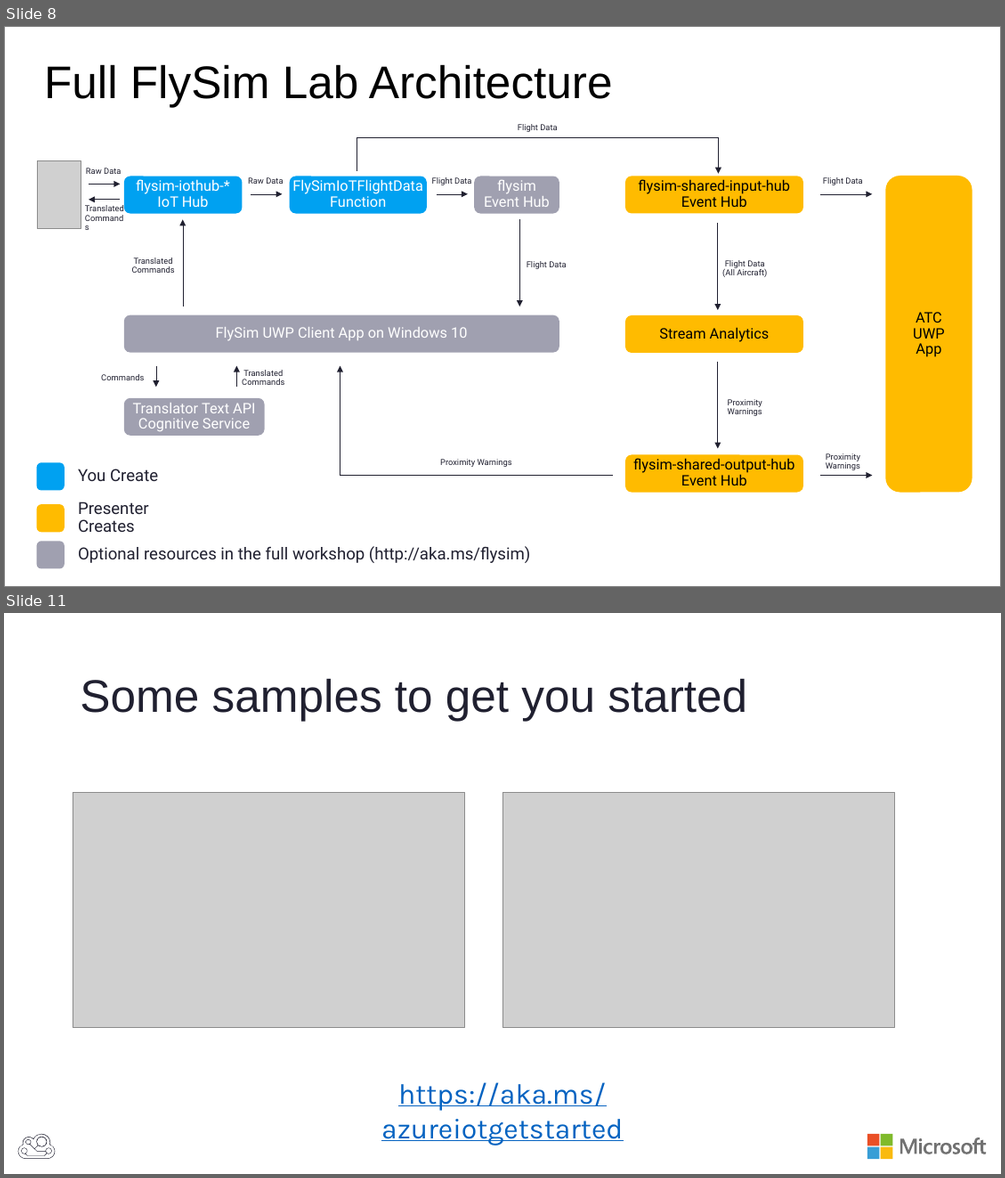
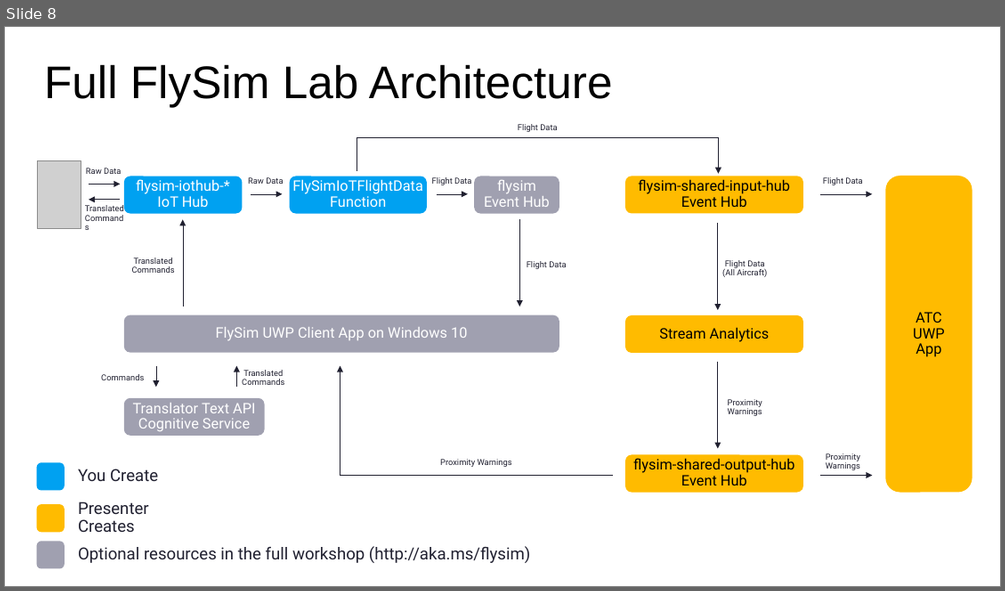
Before and after one commit to BretStateham/FlySimExpress, a slide deck: Slides/FlySimExpress.pptx. Shown one above the other, each under a label of ours: slides 8 and 11 before the commit, slide 8 after it; the slides between them are not shown. The pictures are 1005x1178 and 1005x591 pixels, drawn with LibreOffice and Linux fonts; fonts in the diff are those of the drawing; grey boxes stand for pictures. Boxes give left, top, right and bottom in pixels: in the first picture for what was removed or moved away, otherwise in the second. Text is boxed around its words. In the diff, an @@ line names an element or a change of style, - is before the commit and + after.

```diff
--- a/Slides/FlySimExpress.pptx
+++ b/Slides/FlySimExpress.pptx
@@ slide 11 removed at (4,613,1001,1174), background #FFFFFF @@
@@ title removed at (80,678,747,721) @@
-Some samples to get you started
@@ picture removed at (73,792,465,1027) @@
@@ picture removed at (502,792,895,1027) @@
@@ text removed at (381,1082,623,1145) @@
-https://aka.ms/azureiotgetstarted
@@ freeform shape removed at (18,1134,55,1159) @@
@@ group removed at (867,1134,987,1159): 4 rectangles, 1 freeform shape @@
```
Also in this commit, not shown: 2 slides changed, 10 slides added, 3 other slides removed.
